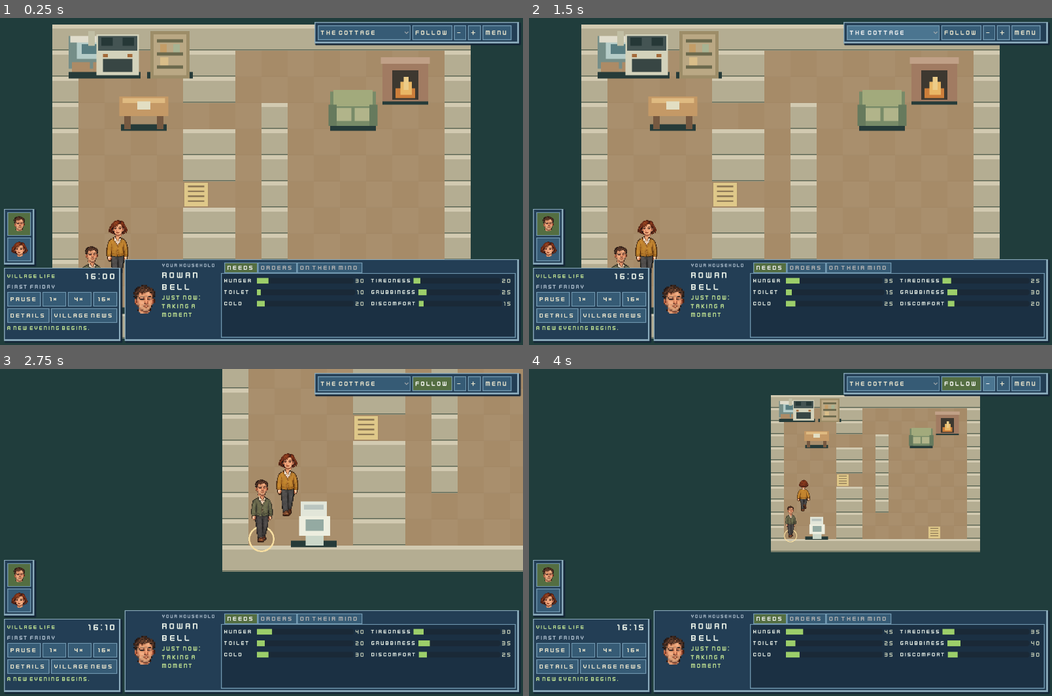
Above: before the commit, frames 1-4 (two rows, left to right).
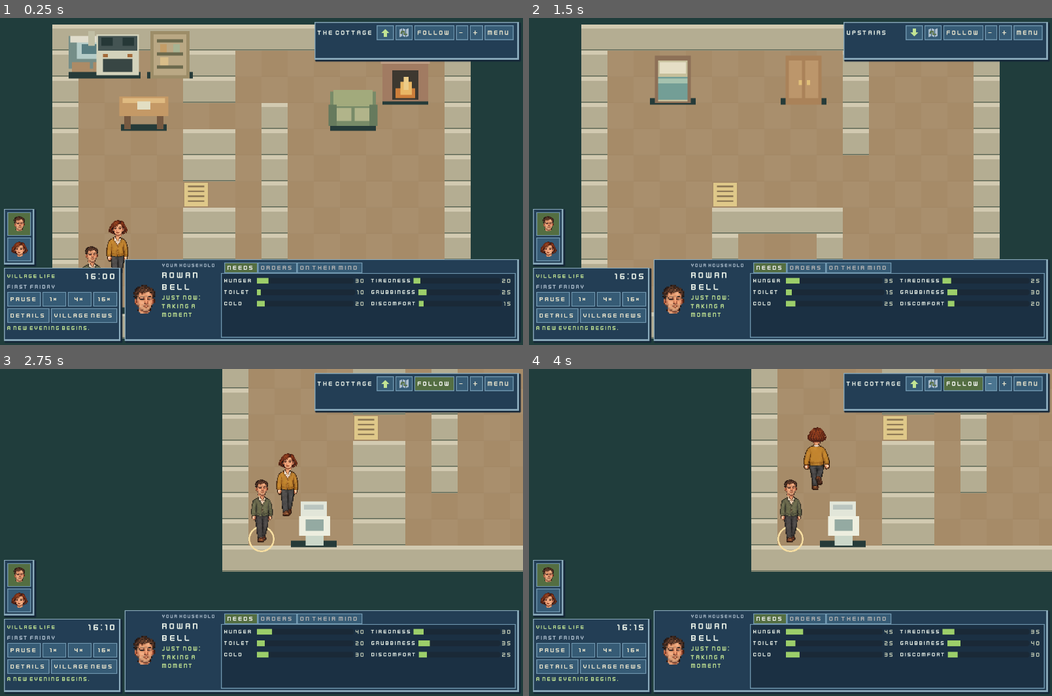
Above: after the commit, the same moments.

Repository: jkeywo/the-usual-godot
Game: Godot game, scene res://client/main.tscn
The game is run twice, just before and just after one commit, with the same random seed, the same clock (stepped at 60 frames per second) and the same inputs.
Inputs (mouse positions are in pixels of both pictures, inside the frame that each line leads up to):
- Up to frame 1 (0.25 s): no input
- Up to frame 2 (1.5 s): click (895, 31) at 0.5 s, where only the run before the commit has a clickable "The cottage"; click (916, 31) at 1.27 s
- Up to frame 3 (2.75 s): click "Follow" at 2 s
- Up to frame 4 (4 s): click (931, 382) at 2.77 s; click "-" at 3.5 s

The runs differ from the first frame. In frame 1, 3.3% of the frame differs, in the area x 60-100%, y 2-14%; in frame 2, 17%; in frame 3, 3.4%; in frame 4, 27%, in the area x 42-100%, y 0-62%.

Commit message:
Replace location dropdown with floors and clickable village map

Diff:
--- /dev/null
+++ b/assets/ui/floor_down.svg
@@ -0,0 +1 @@
+<svg xmlns="http://www.w3.org/2000/svg" width="26" height="26" viewBox="0 0 26 26"><path d="M3 12 L13 22 L23 12 H17 V3 H9 V12 Z" fill="#c2e493"/></svg>
--- /dev/null
+++ b/assets/ui/floor_up.svg
@@ -0,0 +1 @@
+<svg xmlns="http://www.w3.org/2000/svg" width="26" height="26" viewBox="0 0 26 26"><path d="M3 14 L13 4 L23 14 H17 V23 H9 V14 Z" fill="#c2e493"/></svg>
--- /dev/null
+++ b/assets/ui/map.svg
@@ -0,0 +1 @@
+<svg xmlns="http://www.w3.org/2000/svg" width="26" height="26" viewBox="0 0 26 26"><path d="M2 5 L9 2 L17 5 L24 2 L24 21 L17 24 L9 21 L2 24 Z" fill="#aebfce"/><path d="M9 2 V21 M17 5 V24" stroke="#365b75" stroke-width="2"/><path d="M4 14 H7 V10 H13 V17 H21" fill="none" stroke="#546e42" stroke-width="3"/></svg>
--- a/client/household_hud.gd
+++ b/client/household_hud.gd
@@ -8,16 +8,22 @@
 	var toolbar := HFlowContainer.new()
 	toolbar.add_theme_constant_override("h_separation", 4)
 	game.top_hud.add_child(toolbar)
-	game.place_picker = OptionButton.new()
-	game.place_picker.custom_minimum_size = Vector2(160, 36)
-	for place: Dictionary in game.snapshot.places:
-		game.place_picker.add_item(place.display_name, place.place)
-	game.place_picker.item_selected.connect(
-		func(index: int) -> void:
-			game.view.switch_place(game.place_picker.get_item_id(index))
-			game.follow_button.set_pressed_no_signal(false)
-	)
-	toolbar.add_child(game.place_picker)
+	game.location_label = game.label("", 16)
+	game.location_label.custom_minimum_size = Vector2(140, 36)
+	game.location_label.vertical_alignment = VERTICAL_ALIGNMENT_CENTER
+	toolbar.add_child(game.location_label)
+	game.floor_up = game.button("", func() -> void: game.village_map.change_floor(1))
+	game.floor_up.icon = load("res://assets/ui/floor_up.svg")
+	game.floor_up.tooltip_text = game.tr_text("view_floor_up")
+	toolbar.add_child(game.floor_up)
+	game.floor_down = game.button("", func() -> void: game.village_map.change_floor(-1))
+	game.floor_down.icon = load("res://assets/ui/floor_down.svg")
+	game.floor_down.tooltip_text = game.tr_text("view_floor_down")
+	toolbar.add_child(game.floor_down)
+	var map_button: Button = game.button("", func() -> void: game.village_map.open())
+	map_button.icon = load("res://assets/ui/map.svg")
+	map_button.tooltip_text = game.tr_text("village_map")
+	toolbar.add_child(map_button)
 	game.follow_button = game.button(
 		game.tr_text("follow"), func() -> void: game.view.follow = game.follow_button.button_pressed
 	)
@@ -170,6 +176,10 @@
 	game.queue_box = HBoxContainer.new()
 	queue_scroll.add_child(game.queue_box)
 	game.queue_panel.hide()
+	game.village_map = VillageMap.new()
+	game.village_map.game = game
+	game.add_child(game.village_map)
+	game.village_map.refresh_location()
 
 
 static func layout(game: Control) -> void:
--- a/client/main.gd
+++ b/client/main.gd
@@ -27,7 +27,10 @@
 var bottom_hud: PanelContainer
 var details: PanelContainer
 var feed_panel: PanelContainer
-var place_picker: OptionButton
+var location_label: Label
+var floor_up: Button
+var floor_down: Button
+var village_map: VillageMap
 var follow_button: Button
 var details_button: Button
 var household: BoxContainer
@@ -234,6 +237,8 @@
 	HouseholdHud.layout(self)
 	if interaction_menu != null:
 		interaction_menu.arrange()
+	if village_map != null:
+		village_map.arrange()
 
 
 func toggle_details() -> void:
@@ -306,7 +311,7 @@
 		view.pan -= direction * 400 * delta
 		view.follow = false
 		view.constrain_pan()
-	place_picker.select(place_picker.get_item_index(view.place))
+	village_map.refresh_location()
 	follow_button.set_pressed_no_signal(view.follow)
 
 
@@ -339,6 +344,7 @@
 		KEY_ESCAPE:
 			close_menu()
 			settings_panel.hide()
+			village_map.hide()
 		KEY_BRACKETLEFT:
 			view.switch_place(posmod(view.place - 1, snapshot.places.size()))
 		KEY_BRACKETRIGHT:
--- /dev/null
+++ b/client/village_map.gd
@@ -0,0 +1,164 @@
+class_name VillageMap
+extends Control
+
+var game: Control
+var sites: Array = []
+var frame: PanelContainer
+var canvas: Control
+var markers: Array[Button] = []
+var active_site: Dictionary = {}
+var active_floor: int = 0
+
+
+func _ready() -> void:
+	set_anchors_and_offsets_preset(Control.PRESET_FULL_RECT)
+	mouse_filter = Control.MOUSE_FILTER_STOP
+	sites = JSON.parse_string(FileAccess.get_file_as_string("res://content/navigation.json")).sites
+	frame = game.panel()
+	add_child(frame)
+	var column := VBoxContainer.new()
+	frame.add_child(column)
+	var heading := HBoxContainer.new()
+	column.add_child(heading)
+	var title: Label = game.label(game.tr_text("village_map"), 22, Color("c2e493"))
+	title.size_flags_horizontal = Control.SIZE_EXPAND_FILL
+	heading.add_child(title)
+	heading.add_child(game.button(game.tr_text("close_menu"), hide))
+	canvas = Control.new()
+	canvas.custom_minimum_size = Vector2(280, 320)
+	canvas.size_flags_vertical = Control.SIZE_EXPAND_FILL
+	canvas.draw.connect(draw_village)
+	canvas.gui_input.connect(click_house)
+	canvas.resized.connect(arrange_markers)
+	column.add_child(canvas)
+	for site: Dictionary in sites:
+		var destination := definition(site.floors[0])
+		var marker: Button = game.button(
+			destination.display_name, view_location.bind(site.floors[0])
+		)
+		marker.toggle_mode = true
+		marker.tooltip_text = destination.display_name
+		markers.append(marker)
+		canvas.add_child(marker)
+	hide()
+
+
+func definition(id: String) -> Dictionary:
+	for place: Dictionary in game.snapshot.places:
+		if place.id == id:
+			return place
+	return {}
+
+
+func refresh_location() -> void:
+	var current: Dictionary = game.view.current_place()
+	if current.is_empty():
+		return
+	active_site = {}
+	active_floor = 0
+	for site: Dictionary in sites:
+		if current.id in site.floors:
+			active_site = site
+			active_floor = site.floors.find(current.id)
+	game.location_label.text = current.display_name
+	game.floor_up.visible = (
+		not active_site.is_empty() and active_floor + 1 < active_site.floors.size()
+	)
+	game.floor_down.visible = active_floor > 0
+	for index: int in markers.size():
+		markers[index].set_pressed_no_signal(sites[index] == active_site)
+
+
+func change_floor(direction: int) -> void:
+	refresh_location()
+	if active_site.is_empty():
+		return
+	var index := active_floor + direction
+	if index < 0 or index >= active_site.floors.size():
+		return
+	view_location(active_site.floors[index])
+
+
+func view_location(id: String) -> void:
+	var place := definition(id)
+	if place.is_empty():
+		return
+	game.view.switch_place(place.place)
+	game.follow_button.set_pressed_no_signal(false)
+	refresh_location()
+	hide()
+
+
+func open() -> void:
+	game.close_menu()
+	game.settings_panel.hide()
+	refresh_location()
+	show()
+	arrange()
+	markers[0].grab_focus()
+
+
+func arrange() -> void:
+	if frame == null:
+		return
+	frame.size = Vector2(minf(760, size.x - 20), minf(510, size.y - 20))
+	frame.position = (size - frame.size) * 0.5
+	arrange_markers()
+
+
+func arrange_markers() -> void:
+	if canvas == null:
+		return
+	for index: int in markers.size():
+		var marker := markers[index]
+		marker.size = marker.get_combined_minimum_size().max(Vector2(100, 36))
+		var point := Vector2(sites[index].position[0], sites[index].position[1]) * canvas.size
+		marker.position = (point - marker.size * 0.5).clamp(
+			Vector2.ZERO, (canvas.size - marker.size).max(Vector2.ZERO)
+		)
+	canvas.queue_redraw()
+
+
+func click_house(event: InputEvent) -> void:
+	if not (event is InputEventMouseButton or event is InputEventScreenTouch):
+		return
+	if not event.pressed:
+		return
+	if event is InputEventMouseButton and event.button_index != MOUSE_BUTTON_LEFT:
+		return
+	for site: Dictionary in sites:
+		if site.floors[0] == "place.lane":
+			continue
+		var point := Vector2(site.position[0], site.position[1]) * canvas.size
+		if Rect2(point - Vector2(36, 77), Vector2(72, 56)).has_point(event.position):
+			view_location(site.floors[0])
+			canvas.accept_event()
+			return
+
+
+func draw_village() -> void:
+	var bounds := canvas.size
+	canvas.draw_rect(Rect2(Vector2.ZERO, bounds), Color("647554"))
+	canvas.draw_rect(Rect2(0, bounds.y * 0.48, bounds.x, bounds.y * 0.16), Color("b4a589"))
+	canvas.draw_rect(Rect2(bounds.x * 0.18, 0, bounds.x * 0.12, bounds.y), Color("b4a589"))
+	canvas.draw_rect(Rect2(bounds.x * 0.72, 0, bounds.x * 0.12, bounds.y * 0.56), Color("b4a589"))
+	for index: int in sites.size():
+		if sites[index].floors[0] == "place.lane":
+			continue
+		var point := Vector2(sites[index].position[0], sites[index].position[1]) * bounds
+		var house := Rect2(point - Vector2(30, 65), Vector2(60, 40))
+		canvas.draw_rect(house.grow(4), Color("203d3c"))
+		canvas.draw_rect(house, Color("b9a486"))
+		canvas.draw_rect(Rect2(house.position - Vector2(6, 12), Vector2(72, 16)), Color("805b44"))
+		canvas.draw_rect(Rect2(house.position + Vector2(10, 10), Vector2(12, 12)), Color("d4d3ad"))
+		canvas.draw_rect(Rect2(house.position + Vector2(38, 10), Vector2(12, 30)), Color("365b75"))
+	for point: Vector2 in [Vector2(0.45, 0.18), Vector2(0.91, 0.8), Vector2(0.1, 0.8)]:
+		var at := (point * bounds).floor()
+		canvas.draw_rect(Rect2(at, Vector2(6, 26)), Color("805b44"))
+		canvas.draw_rect(Rect2(at - Vector2(12, 10), Vector2(30, 22)), Color("3e593e"))
+
+
+func _gui_input(event: InputEvent) -> void:
+	if (event is InputEventMouseButton or event is InputEventScreenTouch) and event.pressed:
+		hide()
+		accept_event()
--- /dev/null
+++ b/content/navigation.json
@@ -0,0 +1,41 @@
+{
+  "sites": [
+    {
+      "floors": [
+        "place.cottage_ground",
+        "place.cottage_upstairs"
+      ],
+      "position": [
+        0.23,
+        0.25
+      ]
+    },
+    {
+      "floors": [
+        "place.kings_head"
+      ],
+      "position": [
+        0.78,
+        0.25
+      ]
+    },
+    {
+      "floors": [
+        "place.village_shop"
+      ],
+      "position": [
+        0.55,
+        0.74
+      ]
+    },
+    {
+      "floors": [
+        "place.lane"
+      ],
+      "position": [
+        0.29,
+        0.52
+      ]
+    }
+  ]
+}
--- a/content/ui.json
+++ b/content/ui.json
@@ -125,5 +125,8 @@
   "options": "Menu",
   "close_menu": "Close",
   "time_controls": "Time",
-  "live_mode": "Village life"
+  "live_mode": "Village life",
+  "village_map": "Village map",
+  "view_floor_up": "View floor above",
+  "view_floor_down": "View floor below"
 }
--- a/tests/capture.gd
+++ b/tests/capture.gd
@@ -29,6 +29,8 @@
 	game.responsive_layout()
 	if OS.get_environment("THE_USUAL_CAPTURE_MODE") == "menu":
 		game.open_menu(game.view.context_target(game.snapshot.portals[0].from), Vector2(480, 360))
+	elif OS.get_environment("THE_USUAL_CAPTURE_MODE") == "map":
+		game.village_map.open()
 	elif OS.get_environment("THE_USUAL_CAPTURE_MODE") == "details":
 		game.details.show()
 	elif OS.get_environment("THE_USUAL_CAPTURE_MODE") == "orders":
--- a/tests/hud_tests.gd
+++ b/tests/hud_tests.gd
@@ -10,6 +10,8 @@
 	var saved_ops: Dictionary = game.pending_operations.duplicate(true)
 	var before := saved_sim.state.duplicate(true)
 	var old_size: Vector2 = game.size
+	var old_place: int = game.view.place
+	var old_follow: bool = game.view.follow
 	game.size = Vector2(1280, 800)
 	game.responsive_layout()
 	checks.bottom_docks_do_not_overlap = (
@@ -34,7 +36,63 @@
 		and game.strings.outfit_toggle in option_texts
 		and game.strings.audio_on in option_texts
 	)
+	game.village_map.view_location("place.cottage_ground")
+	checks.ground_floor_has_only_up_arrow = game.floor_up.visible and not game.floor_down.visible
+	game.floor_up.emit_signal("pressed")
+	checks.floor_up_views_upstairs = (
+		game.view.current_place().id == "place.cottage_upstairs"
+		and game.location_label.text == game.view.current_place().display_name
+		and game.floor_down.visible
+		and not game.floor_up.visible
+	)
+	game.floor_down.emit_signal("pressed")
+	checks.floor_down_views_ground = game.view.current_place().id == "place.cottage_ground"
+	game.village_map.open()
+	checks.map_has_every_location_once = game.village_map.markers.size() == 4
+	game.village_map.markers[1].emit_signal("pressed")
+	checks.map_selects_pub_and_closes = (
+		game.view.current_place().id == "place.kings_head"
+		and not game.village_map.visible
+		and not game.view.follow
+		and not game.floor_up.visible
+		and not game.floor_down.visible
+	)
+	var map_valid := true
+	for site: Dictionary in game.village_map.sites:
+		for id: String in site.floors:
+			map_valid = map_valid and not game.village_map.definition(id).is_empty()
+	checks.map_references_valid_public_places = map_valid
+	game.village_map.open()
+	var touch := InputEventScreenTouch.new()
+	touch.pressed = true
+	var shop: Dictionary = game.village_map.sites[2]
+	touch.position = (
+		Vector2(shop.position[0], shop.position[1]) * game.village_map.canvas.size - Vector2(0, 45)
+	)
+	game.village_map.click_house(touch)
+	checks.map_buildings_accept_touch = (
+		game.view.current_place().id == "place.village_shop" and not game.village_map.visible
+	)
+
+	game.size = Vector2(430, 900)
+	game.responsive_layout()
+	game.village_map.open()
+	var map_bounded := true
+	for marker: Button in game.village_map.markers:
+		map_bounded = (
+			map_bounded
+			and Rect2(Vector2.ZERO, game.village_map.canvas.size).encloses(
+				Rect2(marker.position, marker.size)
+			)
+		)
+	checks.map_markers_fit_narrow_screen = map_bounded
+	game.village_map.hide()
 	checks.hud_navigation_is_presentation_only = saved_sim.state == before
+	game.size = Vector2(1280, 800)
+	game.view.switch_place(old_place)
+	game.view.follow = old_follow
+	game.village_map.refresh_location()
+	game.responsive_layout()
 	game.simulation = VillageSimulation.create(game.content)
 	game.snapshot = game.simulation.cottage_snapshot()
 	game.previous = game.snapshot.duplicate(true)
Not shown, added: assets/ui/floor_down.svg.import
Not shown, added: assets/ui/floor_up.svg.import
Not shown, added: assets/ui/map.svg.import
Not shown, added: client/village_map.gd.uid
Binary file added: docs/ui/village-map-narrow.png
Binary file added: docs/ui/village-map.png
Not shown, changed: pasm/spec/core/godot-port.yaml
Not shown, changed: README.md
Not shown, changed: assets/PROVENANCE.md
Not shown, changed: docs/MIGRATION.md
